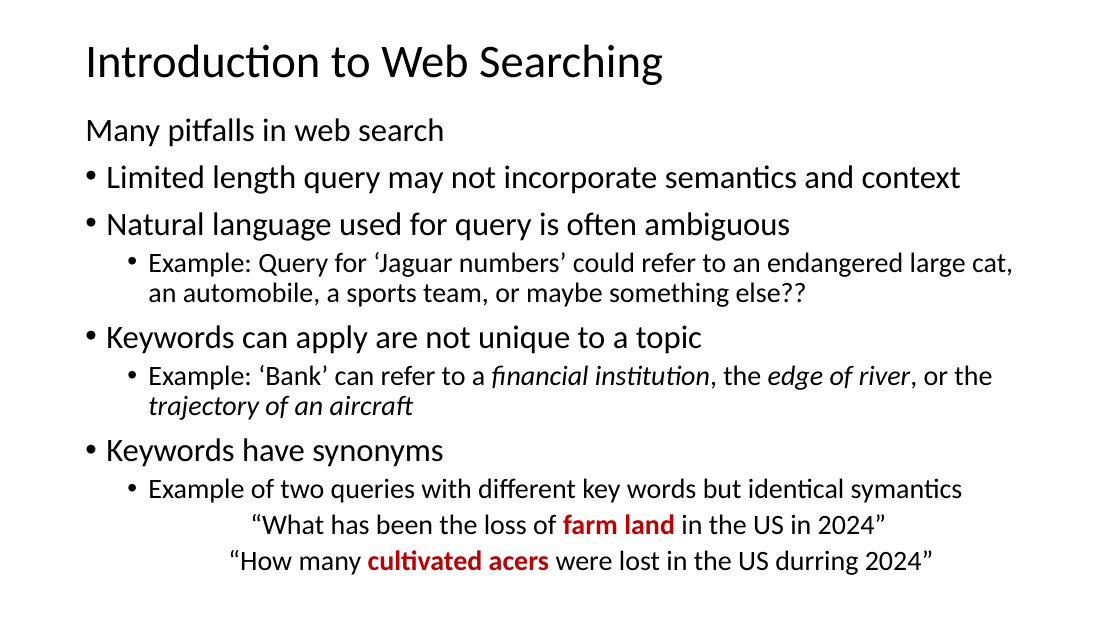
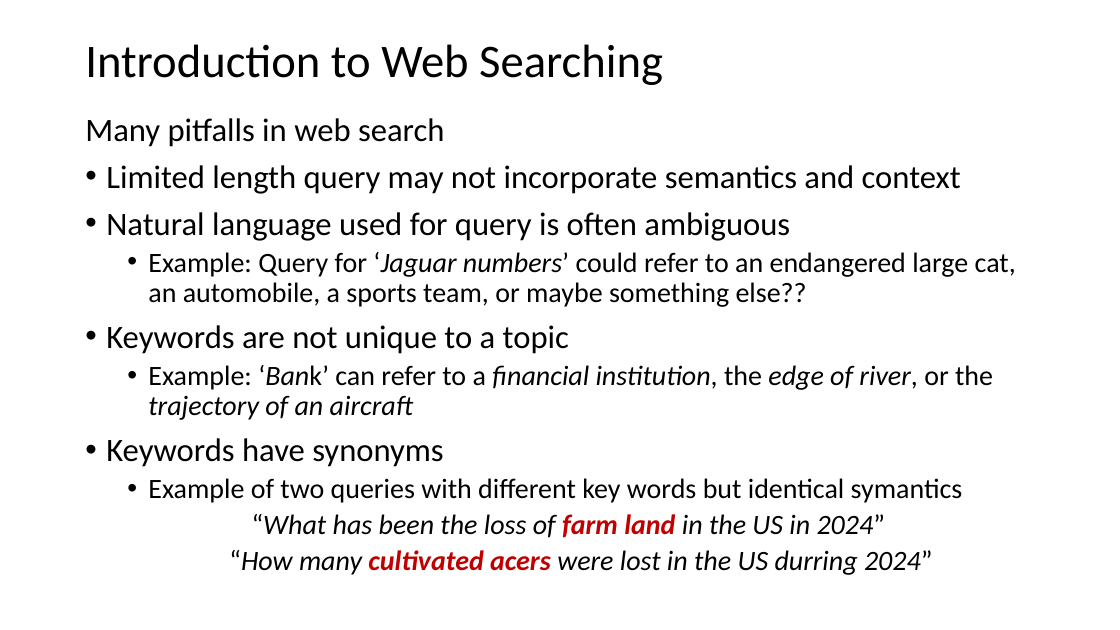
Before and after one commit to harelgabainew/school1, a slide deck: slide 4 of slides/7_DocumentWebSearching.pptx (slide 5 before the commit). Drawn at 1120x630 pixels with LibreOffice and Linux fonts; fonts in the diff are those of the drawing. Boxes give left, top, right and bottom in pixels: in the first picture for what was removed or moved away, otherwise in the second. Text is boxed around its words. In the diff, an @@ line names an element or a change of style, - is before the commit and + after.

```diff
--- a/slides/7_DocumentWebSearching.pptx
+++ b/slides/7_DocumentWebSearching.pptx
@@ text at (x1=148, y1=252, x2=1016, y2=575): italic on in "‘Jaguar numbers’", "‘Bank’", "“What has been the loss of farm ...", "“How many cultivated acers were lost in ..." @@
@@ text at (x1=106, y1=325, x2=569, y2=354): text changed @@
-• Keywords can apply are not unique to a topic
+• Keywords are not unique to a topic
```
Also in this commit, not shown: 9 other slides changed, 8 slides added, 5 slides removed.
